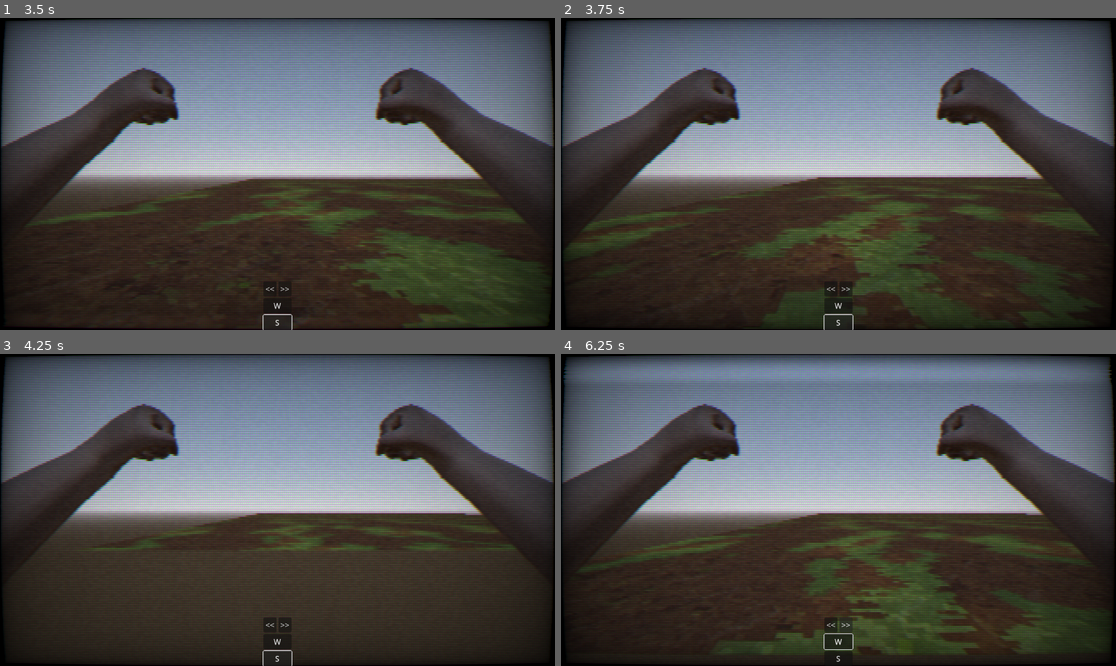
Above: before the commit, frames 1-4 (two rows, left to right).
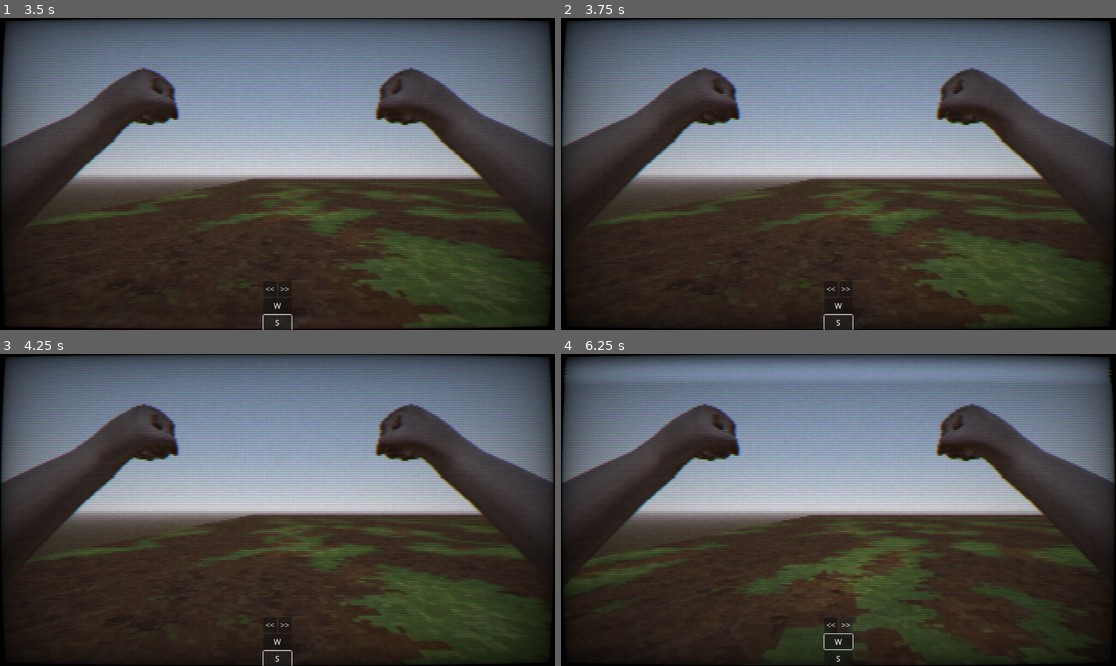
Above: after the commit, the same moments.

Repository: vinelin/godot-Booom
Game: Godot game, scene res://scenes/level/level_1/level_1.tscn
Two runs of this game, one before a commit and one after it. Both use one fixed random seed, a clock stepped at 60 frames per second and the inputs below.
Inputs:
- Up to frame 1 (3.5 s): click "W" at 0.5 s; click "Play" at 1.25 s; click "Play" at 2 s; click "S" at 2.75 s
- Up to frame 2 (3.75 s): tap Enter (ui_accept) at 3.5 s; hold Right (ui_right) from 3.53 s (still down)
- Up to frame 3 (4.25 s): keep holding Right (ui_right); tap Enter (ui_accept) at 3.77 s
- Up to frame 4 (6.25 s): release Right (ui_right) at 4.25 s; click "<<" at 4.25 s; click ">>" at 5 s; hold Down (ui_down) from 5.78 s (still down); tap Enter (ui_accept) at 6.02 s

Frame 1 is identical in both runs. In frame 2, 8.2% of the frame differs, in the area x 1-99%, y 51-100%; in frame 3, 3.0%; in frame 4, 5.8%.

Commit message:
[update] Smooth and limit player's movement in the map.

Diff:
--- a/Project_1/entities/player/player.gd
+++ b/Project_1/entities/player/player.gd
@@ -2,7 +2,7 @@
 
 const ANGLE_ERROR: float = 0.01
 
-@export var speed: float = 0.4
+@export var speed: float = 40
 @onready var is_moving: bool = false
 @onready var destination_pos: Vector3 = Vector3(0, 0, 0)
 @onready var destination_rotation_y: float = self.rotation.y
@@ -17,7 +17,7 @@
 	if is_moving:
 		# Stepping.
 		if self.position != destination_pos:
-			self.position = self.position.move_toward(destination_pos, speed)
+			self.position = self.position.move_toward(destination_pos, delta * speed)
 		# Rotating.
 		elif abs(abs(destination_rotation_y) - abs(self.rotation.y)) > ANGLE_ERROR and abs(abs(destination_rotation_y) - abs(self.rotation.y)) < PI:
 			self.rotate_y(cur_rotation * (abs(abs(destination_rotation_y) - abs(self.rotation.y))) * delta * 7)
--- a/Project_1/globals/scripts/main.gd
+++ b/Project_1/globals/scripts/main.gd
@@ -27,10 +27,22 @@
 
 func move_player(direction: String):
 	# TODO: Detect walls
+	var _temp_pos: Vector3
 	if direction == "forward":
-		player_pos += DIR_VECTOR[cur_direction]
+		_temp_pos = player_pos + DIR_VECTOR[cur_direction]
+		if _check_is_passage(_temp_pos):
+			player_pos += DIR_VECTOR[cur_direction]
 	elif direction == "backward":
-		player_pos -= DIR_VECTOR[cur_direction]
+		_temp_pos = player_pos - DIR_VECTOR[cur_direction]
+		if _check_is_passage(_temp_pos):
+			player_pos -= DIR_VECTOR[cur_direction]
 	else:
 		print("unknown direction to move")
 	return player_pos * Vector3(tile_length, 1, tile_length)
+
+func _check_is_passage(pos: Vector3):
+	pos.z = pos.z * -1
+	if pos.x >= 0 and pos.x < len(cur_map) and pos.z >= 0 and pos.z < len(cur_map[0]) and cur_map[pos.x][pos.z] == 0: # 0 for temp floor type
+		return true
+	else:
+		return false
